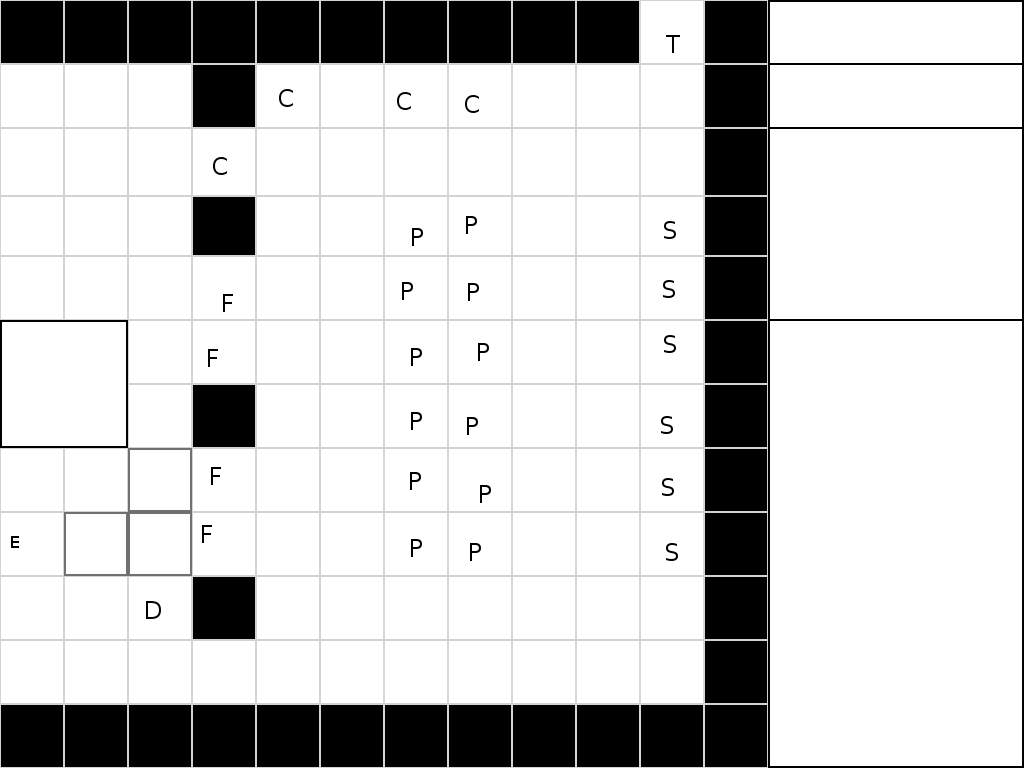
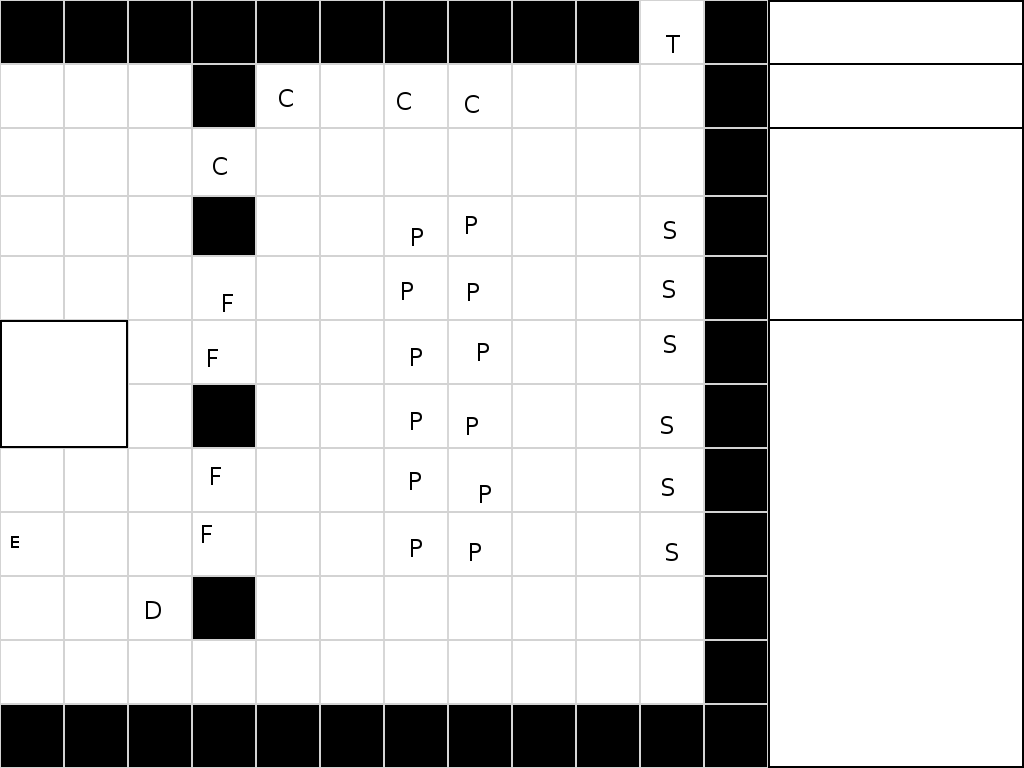
Before/after of a (1024, 768) layered artwork. What changed in the layer stack:
painted on "Background" over box(64, 448, 192, 576)
